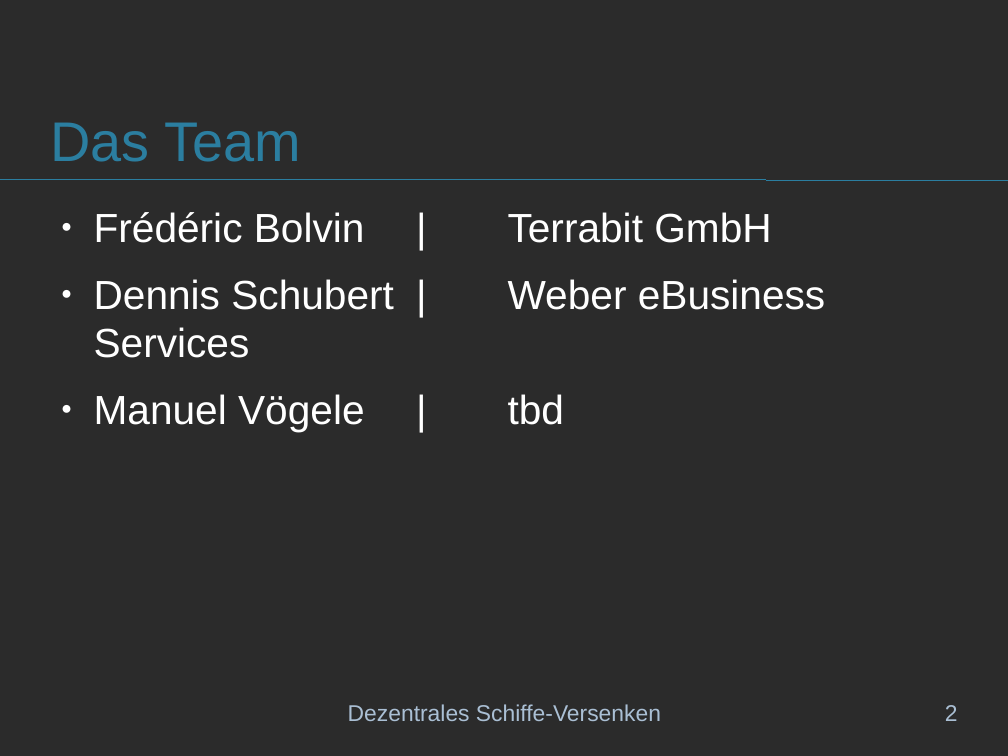
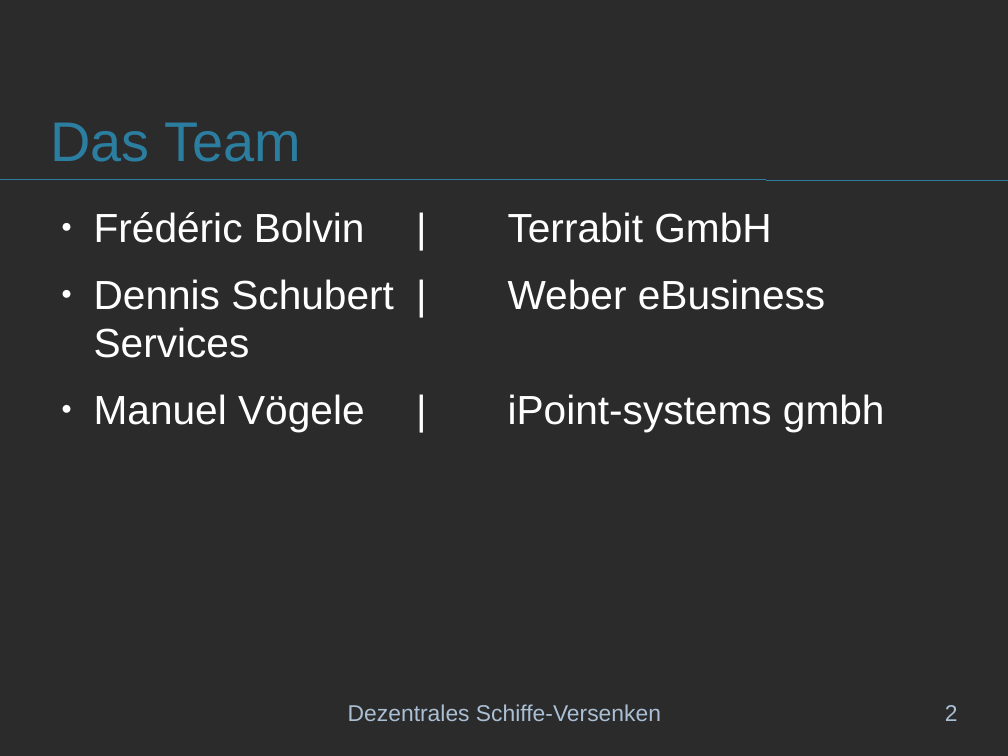
Before and after one commit to schiffchen/documentation, a slide deck: slide 2 of Präsentation/Projektpräsentation.odp. Drawn at 1008x756 pixels with LibreOffice and Linux fonts; fonts in the diff are those of the drawing; background and template pictures are left out; a plain dark background stands for a picture behind light text. Boxes give left, top, right and bottom in pixels: in the first picture for what was removed or moved away, otherwise in the second. Text is boxed around its words. In the diff, an @@ line names an element or a change of style, - is before the commit and + after.

Commit message:
Adding the correct number of pages, fixed company of Manuel Vögele

```diff
--- a/Präsentation/Projektpräsentation.odp
+++ b/Präsentation/Projektpräsentation.odp
@@ text at [94,394,885,432]: text changed @@
-● Manuel Vögele | tbd
+● Manuel Vögele | iPoint-systems gmbh
```
